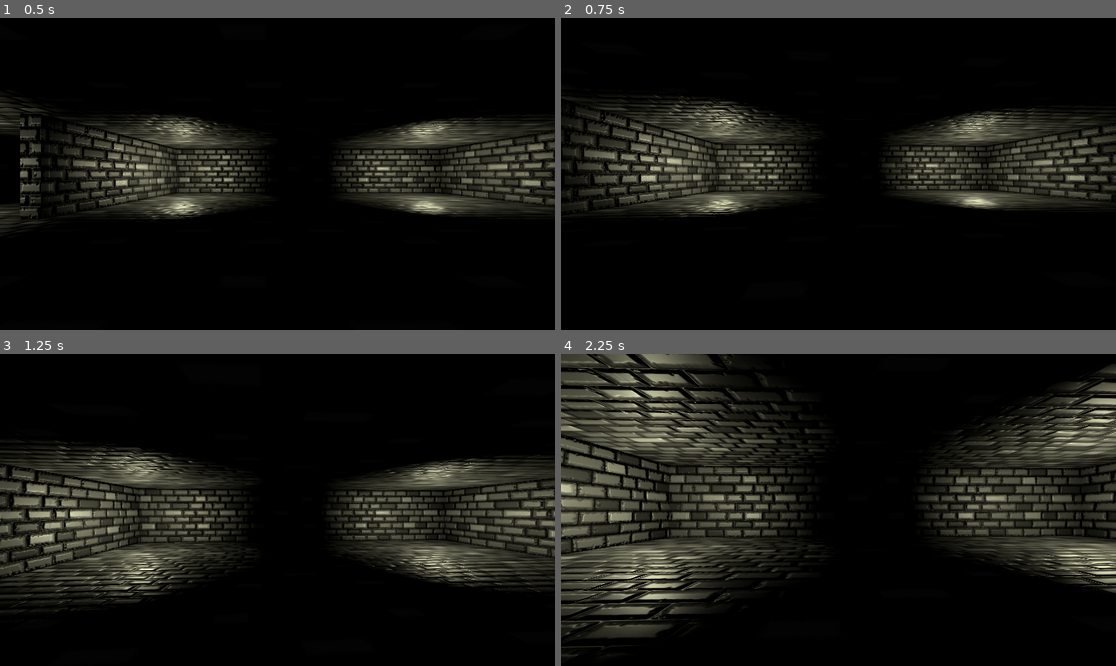
Above: before the commit, frames 1-4 (two rows, left to right).
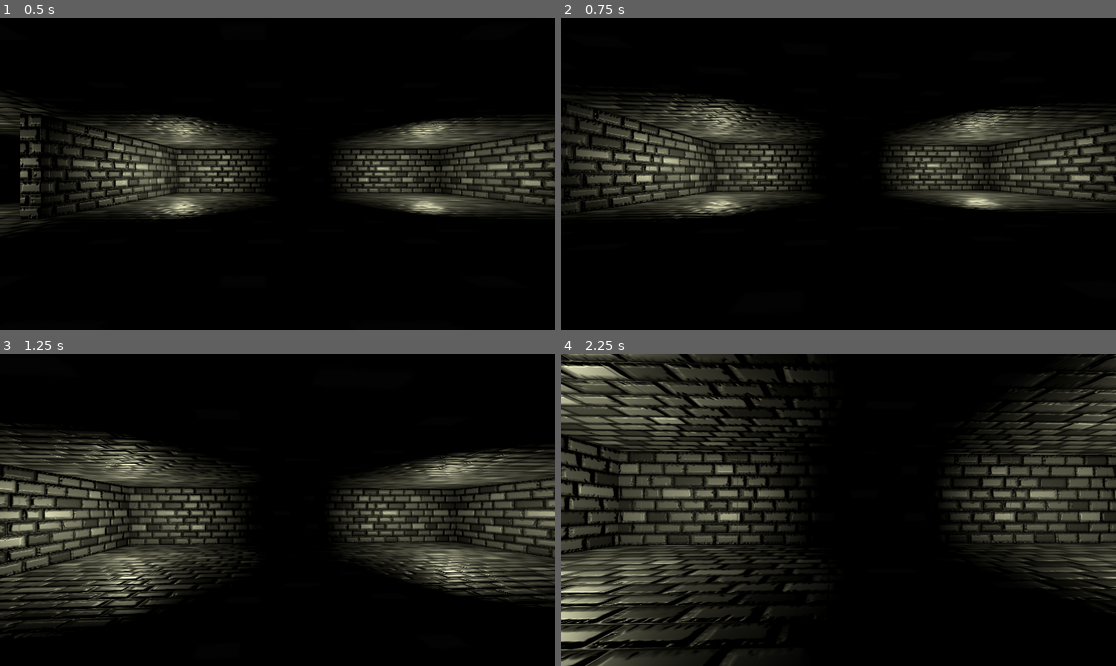
Above: after the commit, the same moments.

Repository: Norodix/SecretCaster
Game: Godot game, scene res://world.tscn
The game is run twice, just before and just after one commit, with the same random seed, the same clock (stepped at 60 frames per second) and the same inputs. The engine's default icon, where the game draws it, is replaced by a stand-in: a white triangle on a blue panel in a dark square.
Inputs (mouse positions are in pixels of both pictures, inside the frame that each line leads up to):
- Up to frame 1 (0.5 s): no input
- Up to frame 2 (0.75 s): move the mouse to (866, 174) at 0.52 s; hold W (forwards) from 0.53 s (still down); click (866, 174) at 0.6 s
- Up to frame 3 (1.25 s): keep holding W (forwards); tap Space (jump) at 0.77 s
- Up to frame 4 (2.25 s): keep holding W (forwards); move the mouse to (810, 510) at 1.27 s; click (810, 510) at 1.35 s; tap Space (jump) at 1.52 s; move the mouse to (849, 503) at 2.02 s; click (849, 503) at 2.1 s

Frame 1 is identical in both runs. In frame 2, 6.6% of the frame differs, in the area x 0-100%, y 23-65%; in frame 3, 15%; in frame 4, 33%, in the area x 0-100%, y 0-100%.

Commit message:
I am speed
fast af boi

Diff:
--- a/src/player.gd
+++ b/src/player.gd
@@ -3,7 +3,7 @@
 # facing angle in radians relative to facing the -z direction
 var facing_angle = 0.0
 var tilt = 0.0
-var speed = 5
+var speed = 7
 var vh_damping = 0.9
 var vh_acc = 100
 var mousespeed = 0.001
